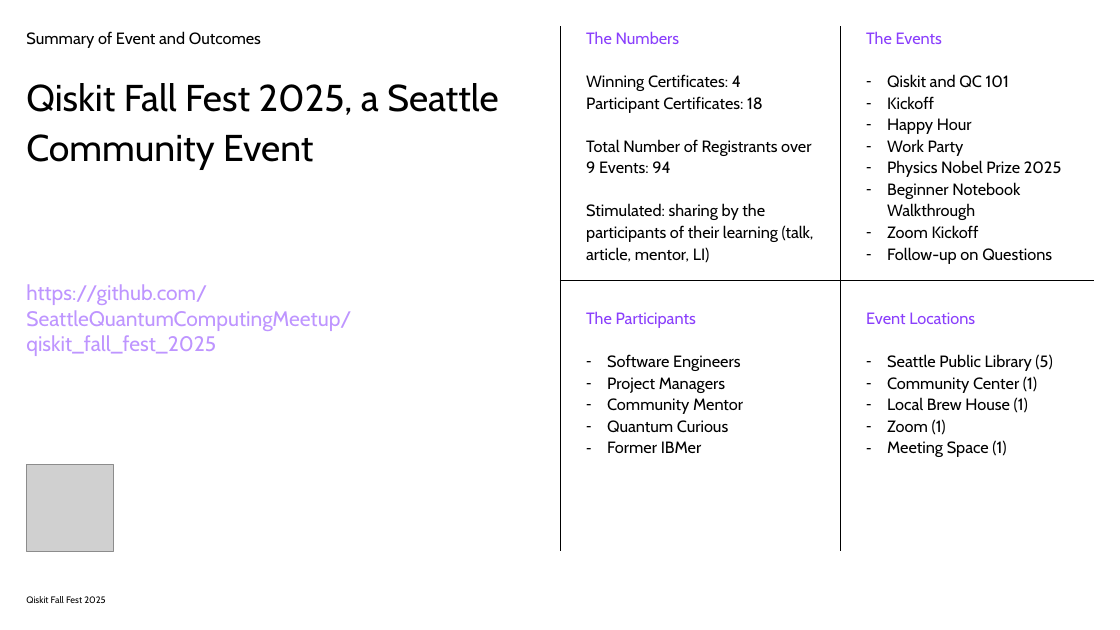
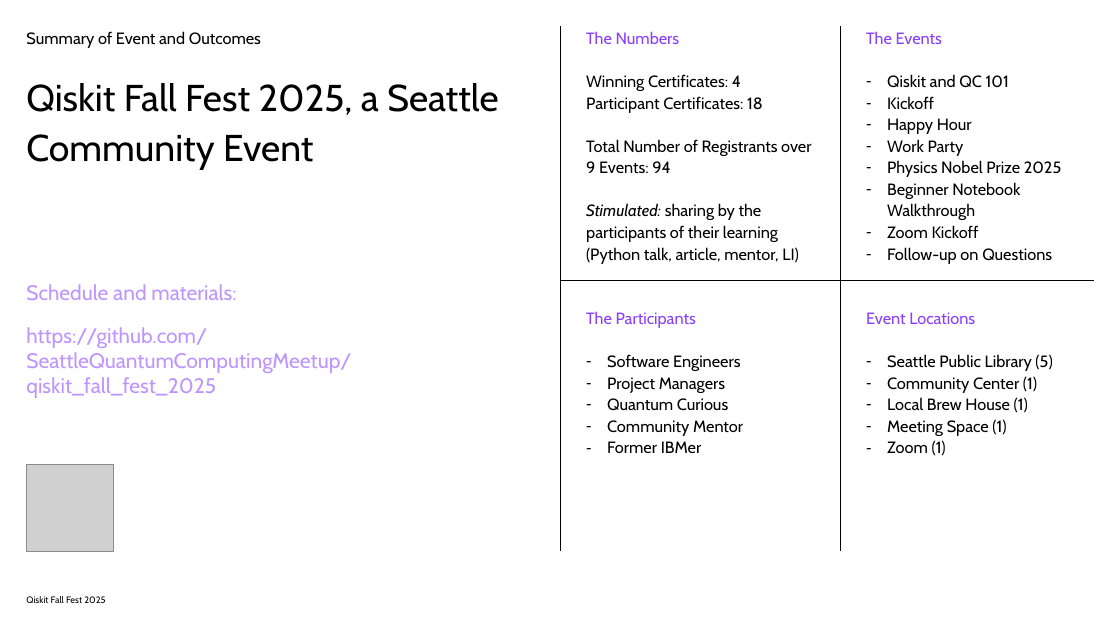
Before and after one commit to SeattleQuantumComputingMeetup/qiskit_fall_fest_2025, a slide deck: slide 2 of QAP_Seminar_May_2026_Qiskit_Fall_Fest_2025_Natalie_Hawkins.pptx. Drawn at 1120x630 pixels with LibreOffice and Linux fonts; fonts in the diff are those of the drawing; grey boxes stand for pictures. Boxes give left, top, right and bottom in pixels: in the first picture for what was removed or moved away, otherwise in the second. Text is boxed around its words. In the diff, an @@ line names an element or a change of style, - is before the commit and + after.

```diff
--- a/QAP_Seminar_May_2026_Qiskit_Fall_Fest_2025_Natalie_Hawkins.pptx
+++ b/QAP_Seminar_May_2026_Qiskit_Fall_Fest_2025_Natalie_Hawkins.pptx
@@ text at (586,203,798,264): text changed @@
-Stimulated: sharing by the participants of their learning (talk, article, mentor, LI)
+Stimulated: sharing by the participants of their learning (Python talk, article, mentor, LI)
@@ text at (26,284,236,300): paragraph added @@
+Schedule and materials:
@@ text at (607,398,728,411): paragraph added @@
+– Quantum Curious
@@ text at (887,419,1006,436): paragraph added @@
+– Meeting Space (1)
@@ text at (607,420,728,433): paragraph removed @@
-– Quantum Curious
@@ text at (887,440,1006,457): paragraph removed @@
-– Meeting Space (1)
```
Also in this commit, not shown: 2 other slides changed, 1 other file.
